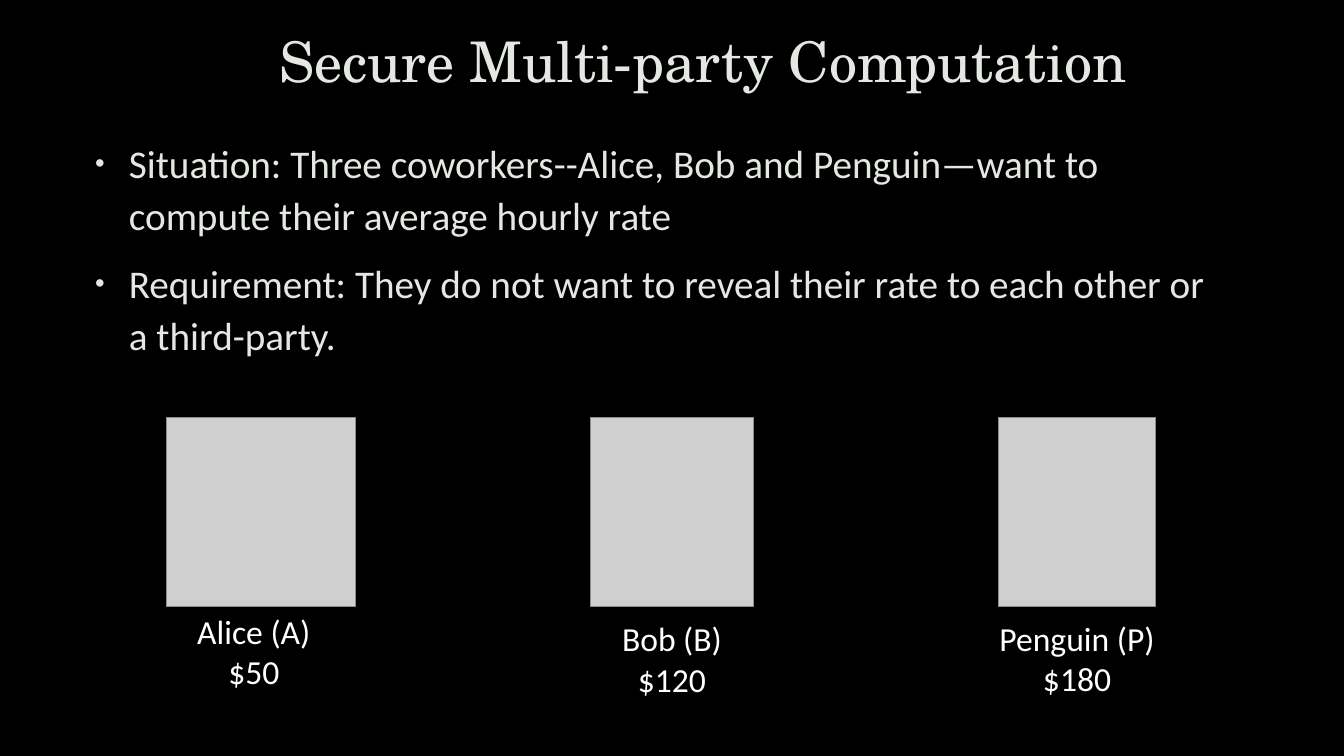
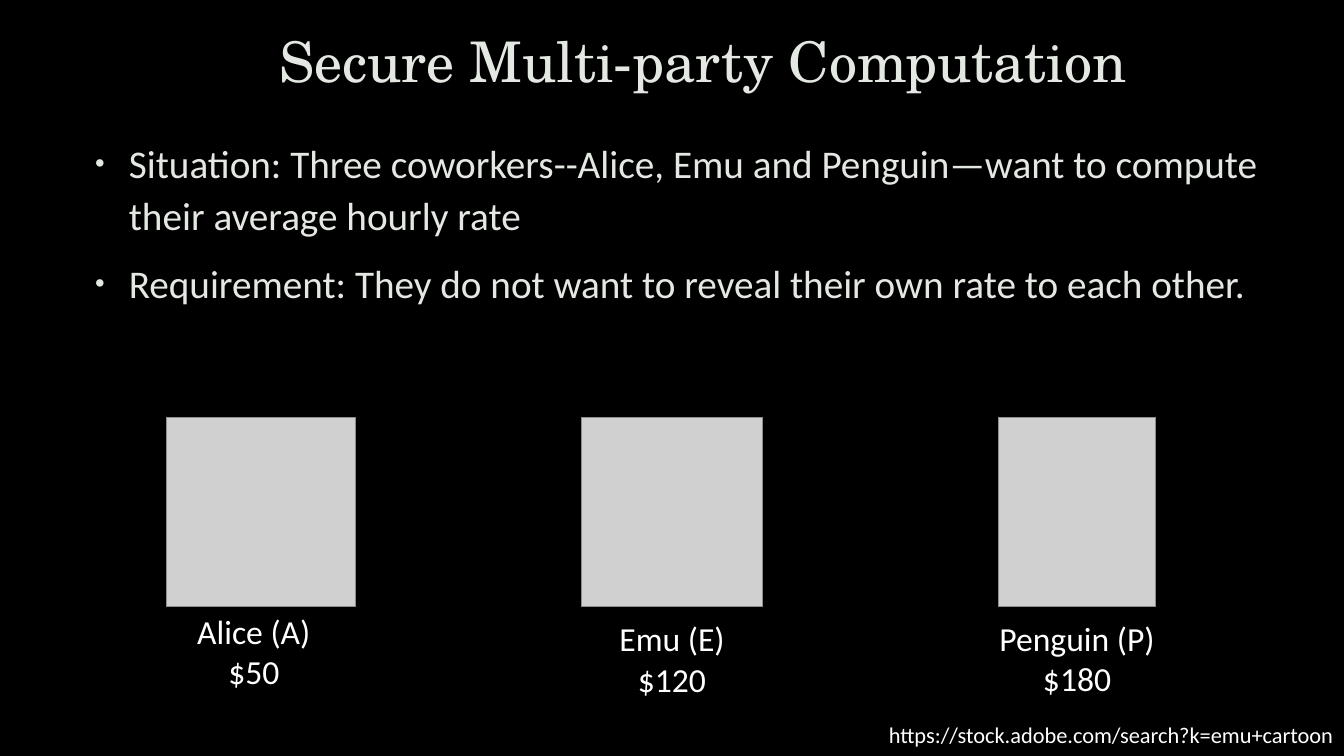
Before and after one commit to uwacyber/cits1003, a slide deck: slide 16 of cits1003-lecture_slides/CITS1003-A Cyber Law and CI_CPS-exercises.pptx (slide 15 before the commit). Drawn at 1344x756 pixels with LibreOffice and Linux fonts; fonts in the diff are those of the drawing; grey boxes stand for pictures; background and template pictures are left out. Boxes give left, top, right and bottom in pixels: in the first picture for what was removed or moved away, otherwise in the second. Text is boxed around its words. In the diff, an @@ line names an element or a change of style, - is before the commit and + after.

```diff
--- a/cits1003-lecture_slides/CITS1003-A Cyber Law and CI_CPS-exercises.pptx
+++ b/cits1003-lecture_slides/CITS1003-A Cyber Law and CI_CPS-exercises.pptx
@@ text at <box>129,150,1257,305</box>: text changed @@
-• Situation: Three coworkers--Alice, Bob and Penguin—want to compute their average hourly rate
-• Requirement: They do not want to reveal their rate to each other or a third-party.
+• Situation: Three coworkers--Alice, Emu and Penguin—want to compute their average hourly rate
+• Requirement: They do not want to reveal their own rate to each other.
@@ picture: place and size @@
-picture at <box>591,417,753,606</box>
+picture at <box>582,417,763,607</box>
@@ text at <box>619,626,725,656</box>: text changed @@
-Bob (B)
+Emu (E)
@@ text added at <box>889,727,1333,747</box>, 16 pt, text #FFFFFF @@
+https://stock.adobe.com/search?k=emu+cartoon
```
Also in this commit, not shown: 33 other slides changed, 13 slides added, 19 slides removed.
